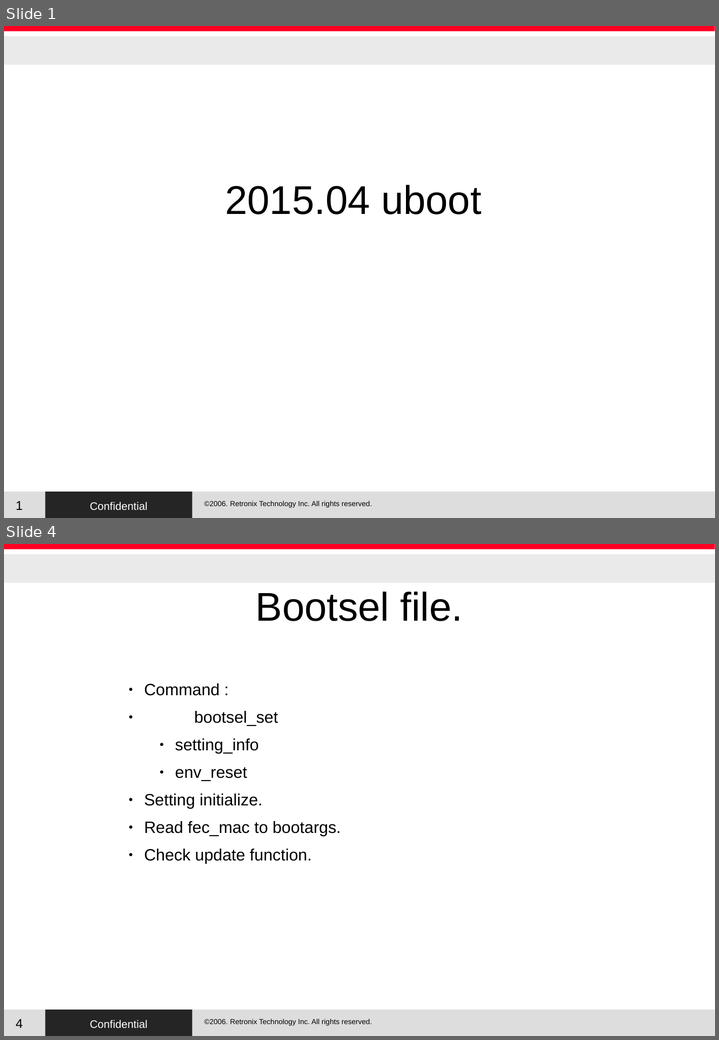
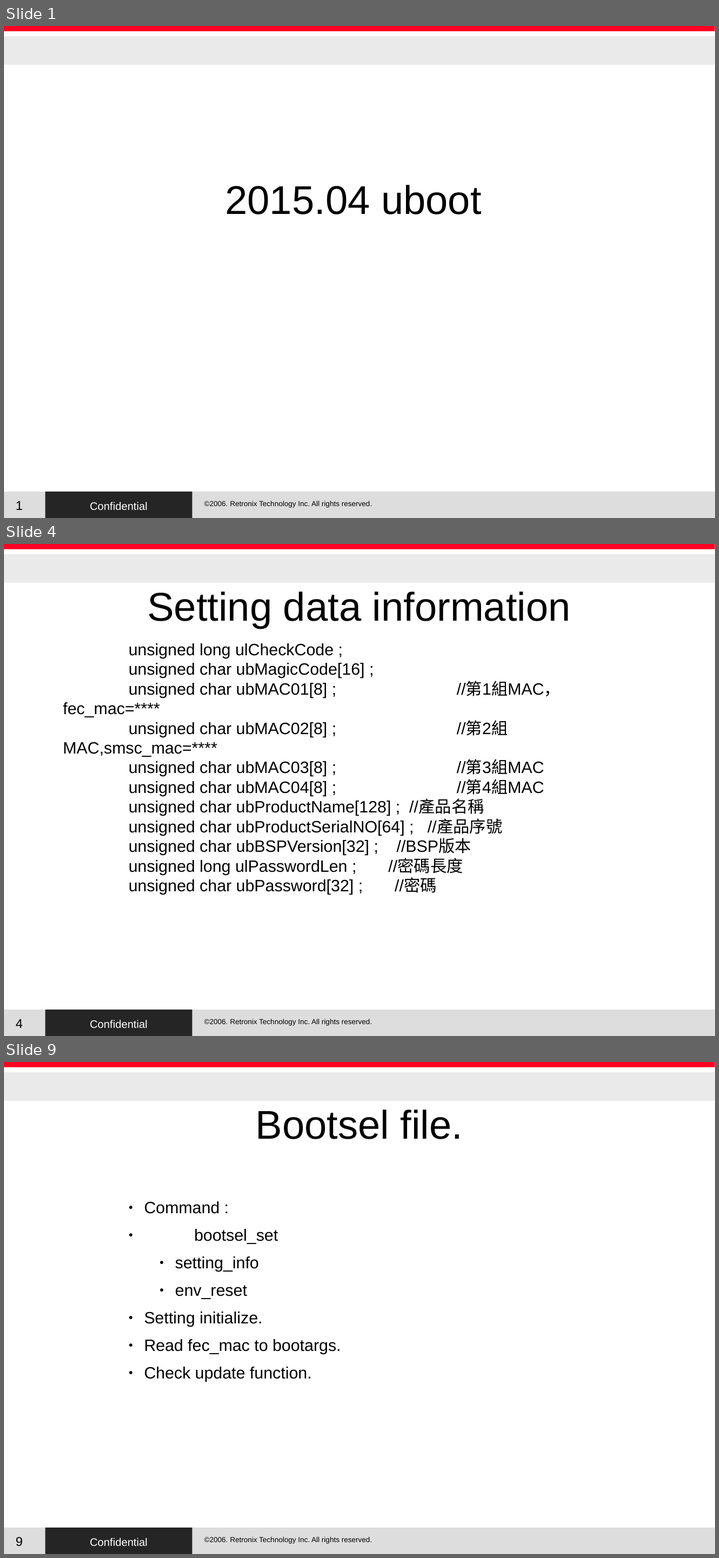
Before and after one commit to RetronixTechInc/u-boot-rtx, a slide deck: RTX/uboot.odp. Shown one above the other, each under a label of ours: slides 1 and 4 before the commit, slides 1, 4 and 9 after it; the slides between them are not shown. The pictures are 719x1040 and 719x1558 pixels, drawn with LibreOffice and Linux fonts; fonts in the diff are those of the drawing; background and template pictures are left out. Boxes give left, top, right and bottom in pixels: in the first picture for what was removed or moved away, otherwise in the second. Text is boxed around its words. In the diff, an @@ line names an element or a change of style, - is before the commit and + after.

```diff
--- a/RTX/uboot.odp
+++ b/RTX/uboot.odp
@@ slide 4 added at (x1=4, y1=544, x2=715, y2=1036), background #FFFFFF; not listed: 5 template elements that a slide beside it also shows @@
@@ title added at (x1=148, y1=592, x2=570, y2=628), 44 pt, text #000000 @@
+Setting data information
@@ text added at (x1=63, y1=643, x2=560, y2=894), 18 pt, text #000000 @@
+unsigned long ulCheckCode ;
+unsigned char ubMagicCode[16] ;
+unsigned char ubMAC01[8] ; //第1組MAC，fec_mac=****
+unsigned char ubMAC02[8] ; //第2組MAC,smsc_mac=****
+unsigned char ubMAC03[8] ; //第3組MAC
+unsigned char ubMAC04[8] ; //第4組MAC
+unsigned char ubProductName[128] ; //產品名稱
+unsigned char ubProductSerialNO[64] ; //產品序號
+unsigned char ubBSPVersion[32] ; //BSP版本
+unsigned long ulPasswordLen ; //密碼長度
+unsigned char ubPassword[32] ; //密碼
@@ page number added at (x1=16, y1=1019, x2=23, y2=1028), 14 pt, text #000000 @@
+4
@@ what was slide 4 is now slide 9 @@
@@ page number at (x1=16, y1=1537, x2=23, y2=1546): text changed @@
-4
+9
```
Also in this commit, not shown: 2 slides changed, 4 other slides added, 1 other file.
